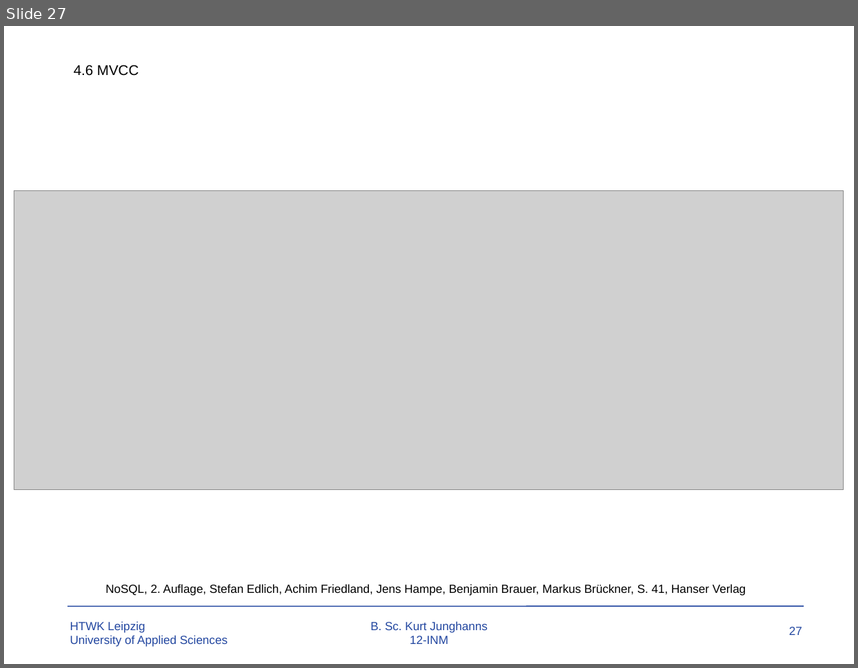
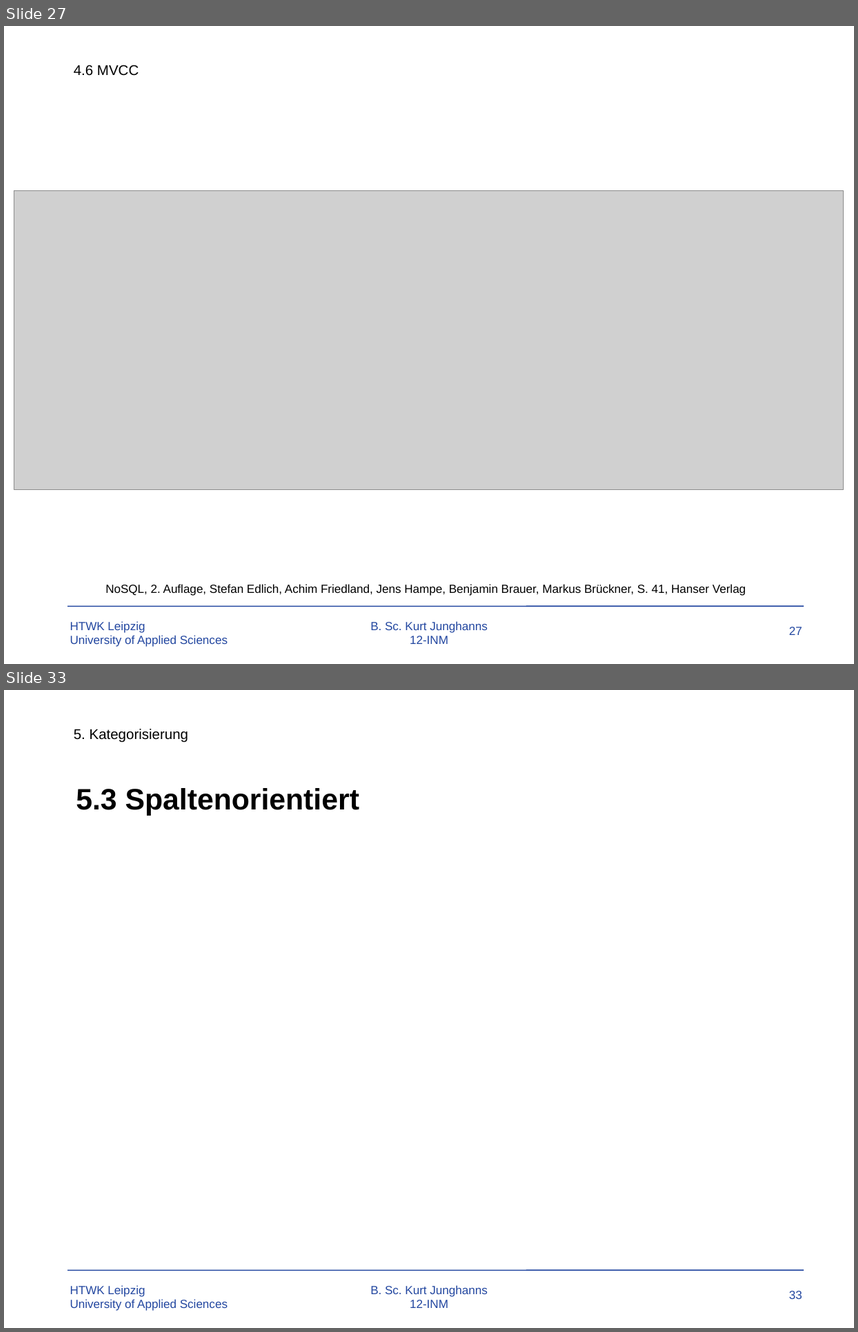
Before and after one commit to TBoonX/OS-Datenbanken, a slide deck: Praesentation.pptx. Shown one above the other, each under a label of ours: slide 27 before the commit, slides 27 and 33 after it; the slides between them are not shown. The pictures are 858x668 and 858x1332 pixels, drawn with LibreOffice and Linux fonts; fonts in the diff are those of the drawing; grey boxes stand for pictures; background and template pictures are left out. Boxes give left, top, right and bottom in pixels: in the first picture for what was removed or moved away, otherwise in the second. Text is boxed around its words. In the diff, an @@ line names an element or a change of style, - is before the commit and + after.

```diff
--- a/Praesentation.pptx
+++ b/Praesentation.pptx
@@ slide 33 added at [4, 690, 854, 1328], background #FFFFFF; not listed: 4 template elements that a slide beside it also shows @@
@@ text added at [74, 729, 189, 742], 12 pt, text #000000 @@
+5. Kategorisierung
@@ title added at [76, 788, 359, 815], 25 pt, text #000000, bold @@
+5.3 Spaltenorientiert
```
Also in this commit, not shown: 6 slides changed, 5 other slides added.
